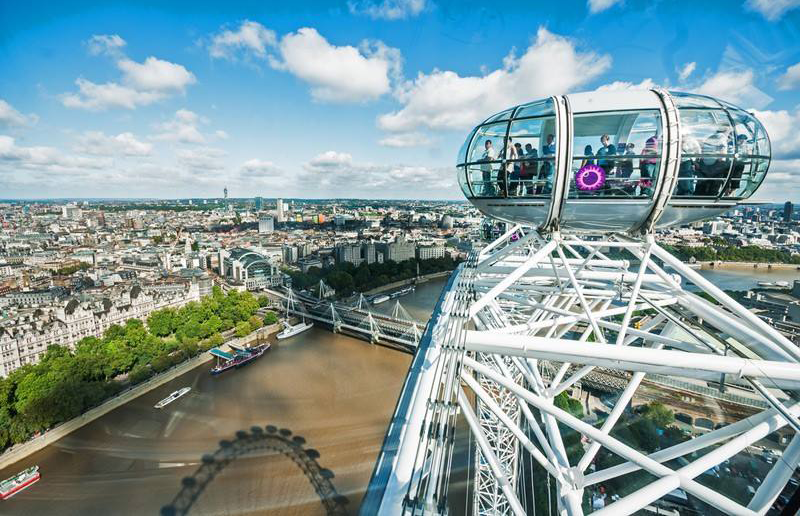
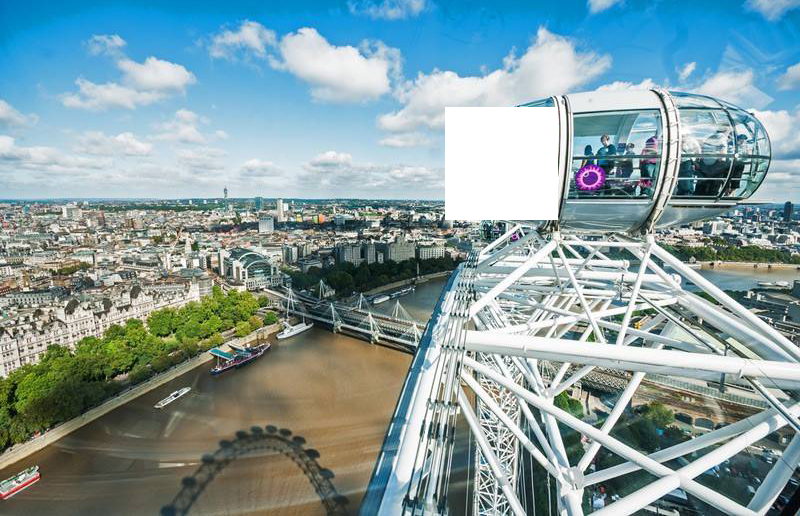
Comparing the layer stacks of the two (800, 516) images. Changes:
added layer "Color Fill 1" above "piece1" over [445, 107, 558, 220]
